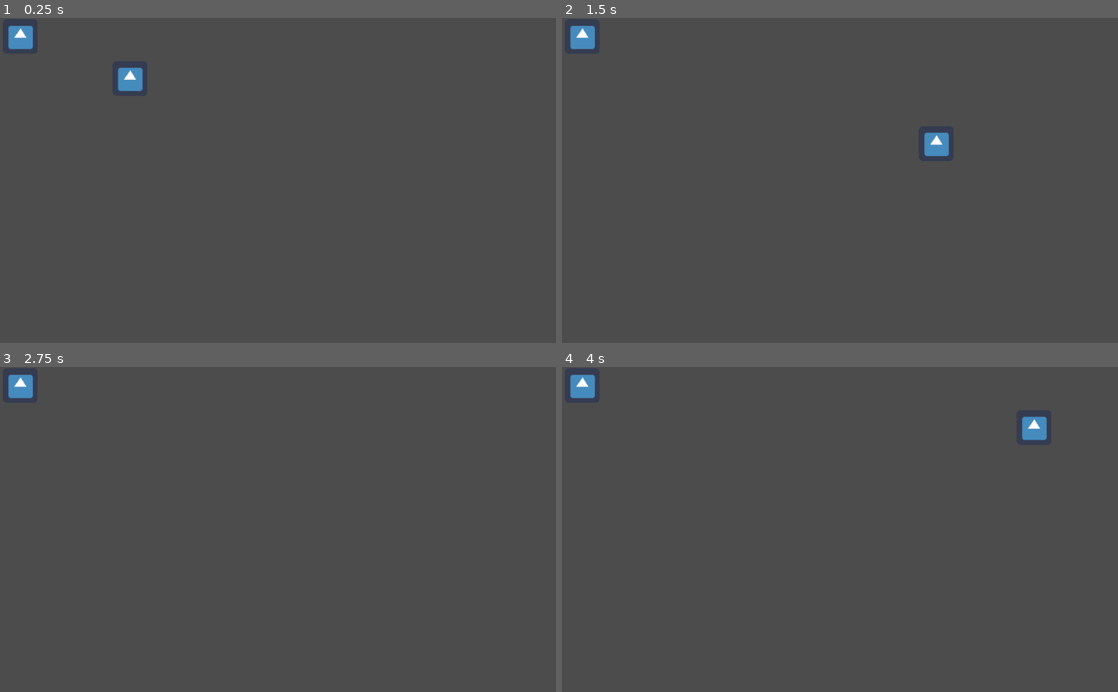
Above: before the commit, frames 1-4 (two rows, left to right).
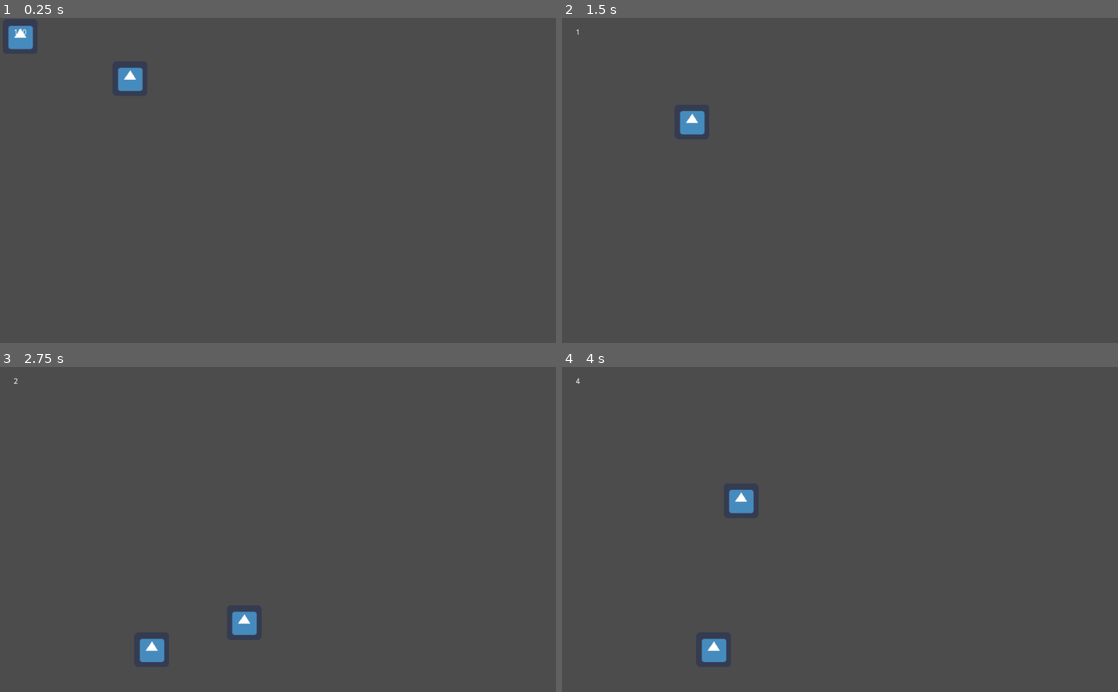
Above: after the commit, the same moments.

Repository: TheSpaceManSplatt/Game_Jam
Game: Godot game, scene res://Everything Else/World.tscn
The game is run twice, just before and just after one commit, with the same random seed, the same clock (stepped at 60 frames per second) and the same inputs. The engine's default icon, where the game draws it, is replaced by a stand-in: a white triangle on a blue panel in a dark square.
Inputs (mouse positions are in pixels of both pictures, inside the frame that each line leads up to):
- Up to frame 1 (0.25 s): no input
- Up to frame 2 (1.5 s): tap Enter at 0.5 s; move the mouse to (628, 167) at 0.52 s; hold Right (steer_right) 0.53-1.28 s; tap Space (enter_car, bound only after the commit) at 0.6, 1.35 s; move the mouse to (728, 196) at 1.27 s; hold Down (drive_backward) from 1.28 s (still down)
- Up to frame 3 (2.75 s): move the mouse to (333, 458) at 2.02 s; release Down (drive_backward) at 2.03 s; hold Right (steer_right) from 2.03 s (still down); tap Space (enter_car, bound only after the commit) at 2.1 s
- Up to frame 4 (4 s): move the mouse to (812, 594) at 2.77 s; release Right (steer_right) at 2.78 s; hold Up (drive_forward) 2.78-3.53 s; tap Space (enter_car, bound only after the commit) at 2.85, 3.6 s; move the mouse to (1006, 578) at 3.52 s; hold Left (steer_left) from 3.53 s (still down)

The runs differ from the first frame. In frame 1, less than 0.1% of the frame differs, in the area x 2-5%, y 3-6%; in frame 2, 1.0%; in frame 3, 1.0%; in frame 4, 1.3%, in the area x 1-88%, y 2-91%.

Commit message:
enter and exit cars

Diff:
--- a/Everything Else/Car.tscn
+++ b/Everything Else/Car.tscn
@@ -7,7 +7,7 @@
 radius = 30.0
 
 [node name="Car" type="KinematicBody2D"]
-position = Vector2( 201.997, 77.3779 )
+position = Vector2( 117.461, 61.2058 )
 script = ExtResource( 2 )
 __meta__ = {
 "_edit_group_": true
--- a/Everything Else/KinematicBody2D.gd
+++ b/Everything Else/KinematicBody2D.gd
@@ -1,10 +1,23 @@
 extends KinematicBody2D
-
+onready var VALLET = preload("res://Everything Else/Valet.tscn")
 onready var info = "Id 10000"
+onready var occupied = "Not"
+onready var leavable = false
 const MOVE_SPEED = 600
 
 func _physics_process(delta):
+	if( occupied == "Player"):
+		movement( delta )
+
+func movement( delta ):
 	var move_vec = Vector2()
+
+	if Input.is_action_just_released("enter_car"):
+		leavable = true
+	if Input.is_action_just_pressed("enter_car") and leavable:
+		leave_car()
+		return
+
 	if Input.is_action_pressed("drive_forward"):
 		move_vec.y -= 1
 	if Input.is_action_pressed("drive_backward"):
@@ -15,10 +28,25 @@
 		move_vec.x += 1
 	move_vec = move_vec.normalized()
 	move_and_collide(move_vec * MOVE_SPEED * delta)
+	return
+
+func leave_car():
+	_set_car_occupied( "Not" )
+	var vallet = VALLET.instance()
+	get_parent().add_child( vallet )
+	vallet.position = self.position
 
 
-func _get_car_property():
+#global data
+func _get_car_info():
 	return info
 
-func _set_car_property( data ):
+func _set_car_info( data ):
 	info = data
+
+#global data
+func _get_car_occupied():
+	return occupied
+
+func _set_car_occupied( data ):
+	occupied = data
--- a/Everything Else/Valet.gd
+++ b/Everything Else/Valet.gd
@@ -3,14 +3,28 @@
 const MOVE_SPEED = 300
 
 func _physics_process(delta):
+	if Input.is_action_just_pressed("enter_car"):
+		enter_car()
+
 	var move_vec = Vector2()
-	if Input.is_action_pressed("move_up"):
+	if Input.is_action_pressed("drive_forward"):
 		move_vec.y -= 1
-	if Input.is_action_pressed("move_down"):
+	if Input.is_action_pressed("drive_backward"):
 		move_vec.y += 1
-	if Input.is_action_pressed("move_left"):
+	if Input.is_action_pressed("steer_left"):
 		move_vec.x -= 1
-	if Input.is_action_pressed("move_right"):
+	if Input.is_action_pressed("steer_right"):
 		move_vec.x += 1
 	move_vec = move_vec.normalized()
 	move_and_collide(move_vec * MOVE_SPEED * delta)
+
+
+func enter_car():
+	var bodies = $Area2D.get_overlapping_bodies()
+
+	for body in bodies:
+		#let the hit the floor
+		if( body.get_name() == "Car"):
+			print( body._get_car_info() )
+			body._set_car_occupied("Player")
+			get_parent().remove_child(self)
--- a/Everything Else/Valet.tscn
+++ b/Everything Else/Valet.tscn
@@ -1,18 +1,25 @@
-[gd_scene load_steps=3 format=2]
+[gd_scene load_steps=5 format=2]
 
 [ext_resource path="res://Everything Else/icon.png" type="Texture" id=1]
+[ext_resource path="res://Everything Else/Valet.gd" type="Script" id=2]
 
 [sub_resource type="CircleShape2D" id=1]
 radius = 20.0
 
+[sub_resource type="CircleShape2D" id=2]
+radius = 40.0982
+
 [node name="Valet" type="KinematicBody2D"]
 position = Vector2( 37.4673, 24.4352 )
-__meta__ = {
-"_edit_group_": true
-}
+script = ExtResource( 2 )
 
 [node name="ValetCollision" type="CollisionShape2D" parent="."]
 shape = SubResource( 1 )
 
 [node name="Sprite" type="Sprite" parent="."]
 texture = ExtResource( 1 )
+
+[node name="Area2D" type="Area2D" parent="."]
+
+[node name="CollisionShape2D" type="CollisionShape2D" parent="Area2D"]
+shape = SubResource( 2 )
--- a/Everything Else/World.tscn
+++ b/Everything Else/World.tscn
@@ -1,19 +1,21 @@
 [gd_scene load_steps=6 format=2]
 
 [ext_resource path="res://Everything Else/Valet.tscn" type="PackedScene" id=1]
-[ext_resource path="res://Everything Else/Valet.gd" type="Script" id=2]
 [ext_resource path="res://Everything Else/Car.tscn" type="PackedScene" id=3]
 [ext_resource path="res://Everything Else/car_area.tscn" type="PackedScene" id=4]
 [ext_resource path="res://Everything Else/World.gd" type="Script" id=5]
+[ext_resource path="res://In_Game_UI.tscn" type="PackedScene" id=6]
 
 [node name="World" type="Node2D"]
 script = ExtResource( 5 )
 
 [node name="Valet" parent="." instance=ExtResource( 1 )]
 position = Vector2( 37.4673, 34.4352 )
-script = ExtResource( 2 )
-
-[node name="Car" parent="Valet" instance=ExtResource( 3 )]
 
 [node name="car_area" parent="." instance=ExtResource( 4 )]
 position = Vector2( 123.668, 273.423 )
+
+[node name="Control" parent="." instance=ExtResource( 6 )]
+
+[node name="Car" parent="." instance=ExtResource( 3 )]
+position = Vector2( 239.464, 111.813 )
--- a/Everything Else/car_area.gd
+++ b/Everything Else/car_area.gd
@@ -22,7 +22,7 @@
 		for body in bodies:
 			#let the hit the floor
 			if( body.get_name() == "Car"):
-				print( body._get_car_property() )
+				print( body._get_car_info() )
 			else:
 				print( body.get_name() )
 	return
--- a/In_Game_UI.gd
+++ b/In_Game_UI.gd
@@ -15,5 +15,12 @@
 
 
 # Called every frame. 'delta' is the elapsed time since the previous frame.
-#func _process(delta):
-#	pass
+var timer = 0
+func _process(delta):
+	timer += delta
+	if( timer > 1 ):
+		timer = 0
+		reputation += 1
+		$HBoxContainer/Label.text = str(reputation)
+
+	pass
--- a/In_Game_UI.tscn
+++ b/In_Game_UI.tscn
@@ -26,3 +26,10 @@
 margin_right = 1.0
 margin_bottom = 60.0
 value = 100.0
+
+[node name="Label" type="Label" parent="HBoxContainer"]
+margin_left = 5.0
+margin_top = 23.0
+margin_right = 29.0
+margin_bottom = 37.0
+text = "100"
--- a/project.godot
+++ b/project.godot
@@ -49,6 +49,11 @@
 "events": [ Object(InputEventKey,"resource_local_to_scene":false,"resource_name":"","device":0,"alt":false,"shift":false,"control":false,"meta":false,"command":false,"pressed":false,"scancode":16777233,"unicode":0,"echo":false,"script":null)
  ]
 }
+enter_car={
+"deadzone": 0.5,
+"events": [ Object(InputEventKey,"resource_local_to_scene":false,"resource_name":"","device":0,"alt":false,"shift":false,"control":false,"meta":false,"command":false,"pressed":false,"scancode":32,"unicode":0,"echo":false,"script":null)
+ ]
+}
 
 [rendering]
 
